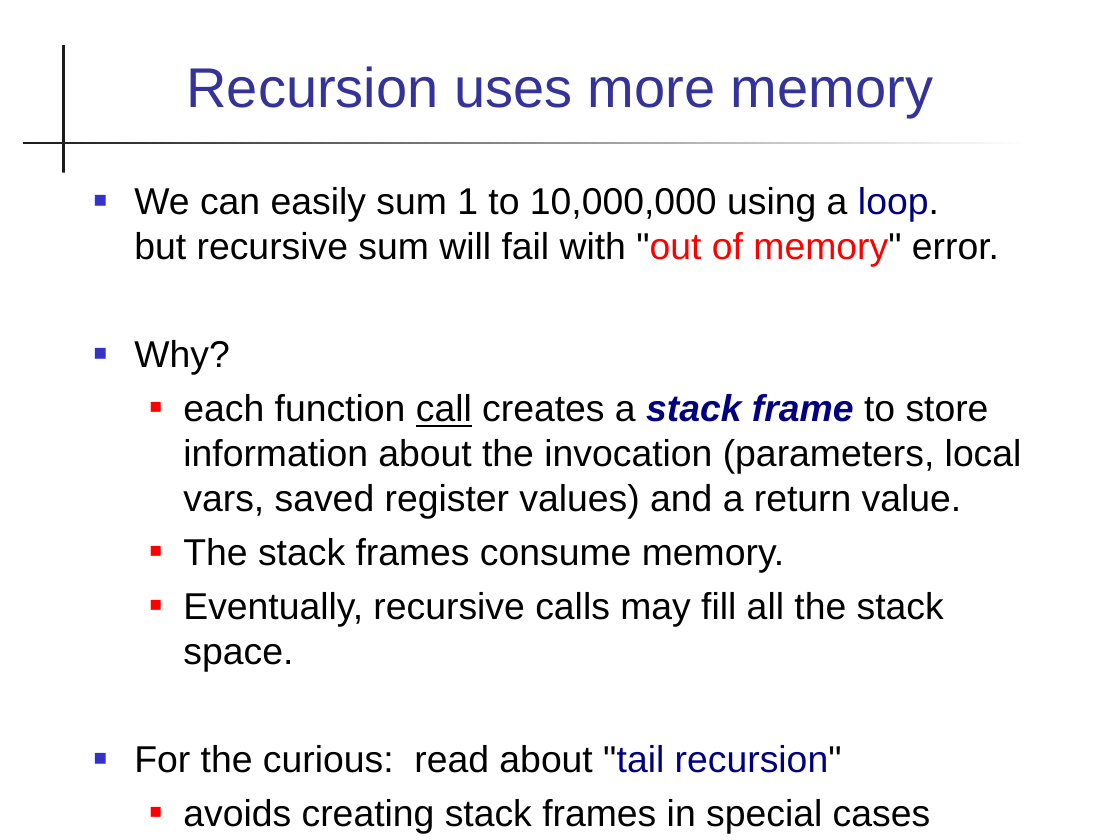
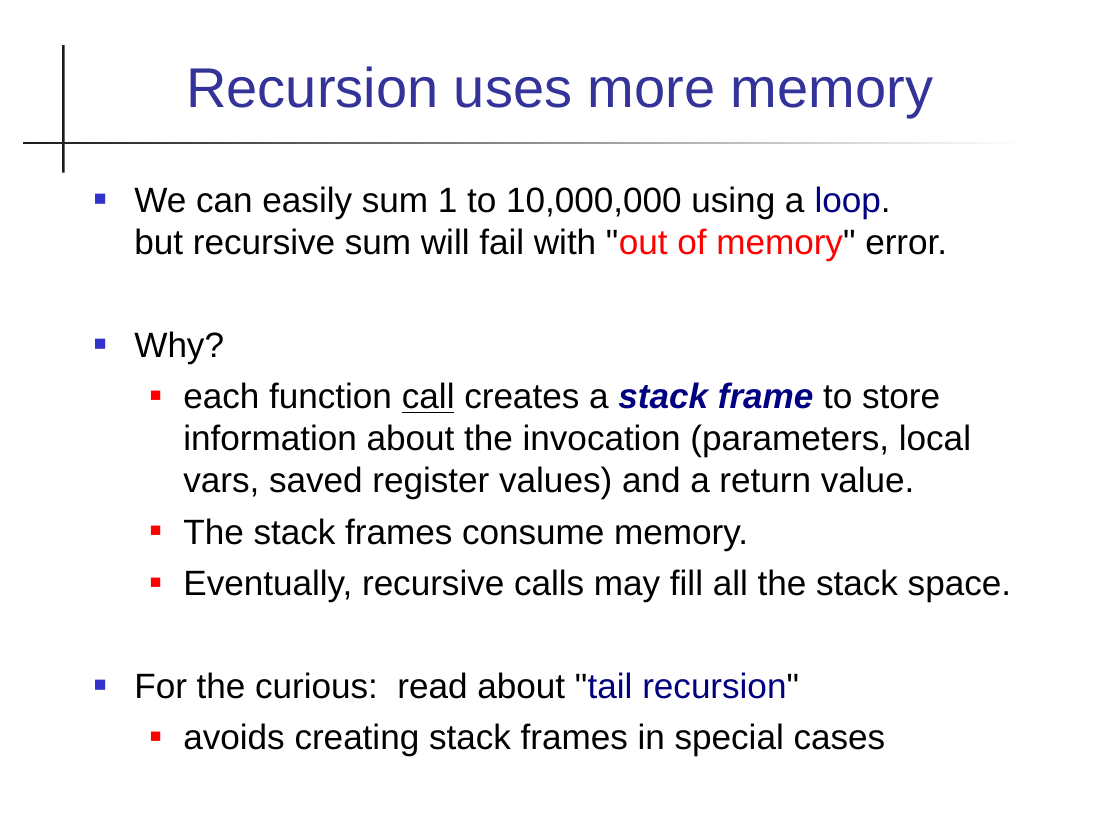
Before and after one commit to cpske/Prog2, a slide deck: slide 17 of recursion/Recursion.pptx. Drawn at 1120x840 pixels with LibreOffice and Linux fonts; fonts in the diff are those of the drawing. Boxes give left, top, right and bottom in pixels: in the first picture for what was removed or moved away, otherwise in the second. Text is boxed around its words. In the diff, an @@ line names an element or a change of style, - is before the commit and + after.

```diff
--- a/recursion/Recursion.pptx
+++ b/recursion/Recursion.pptx
@@ text "We can easily sum 1 ..." at (x1=134, y1=186, x2=1011, y2=756): size 24 to 22.6 pt @@
```
Also in this commit, not shown: 5 other slides changed, 28 other files.
